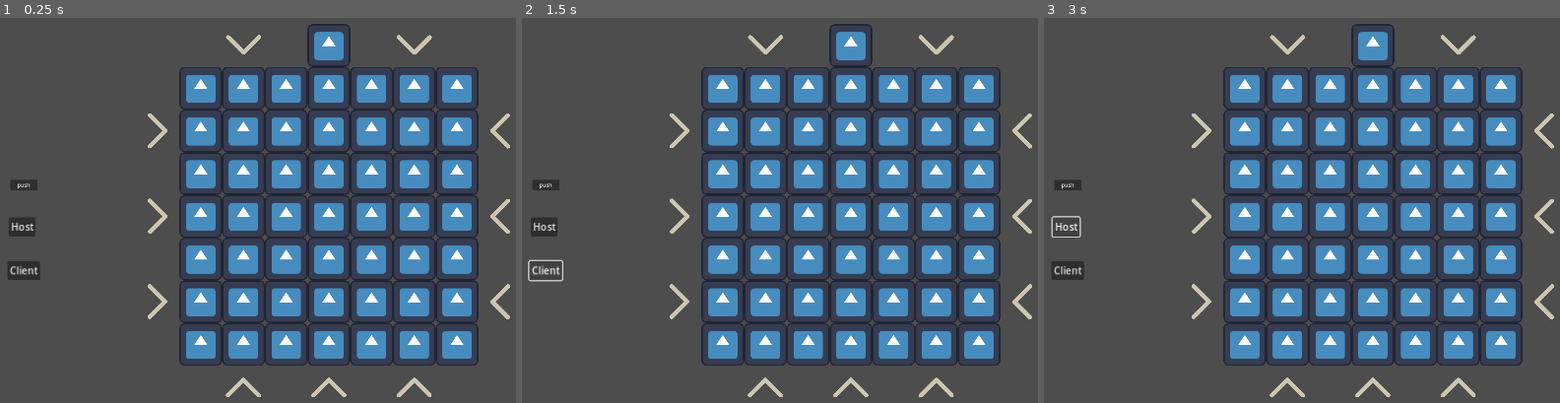
Above: before the commit, frames 1-3 (left to right).
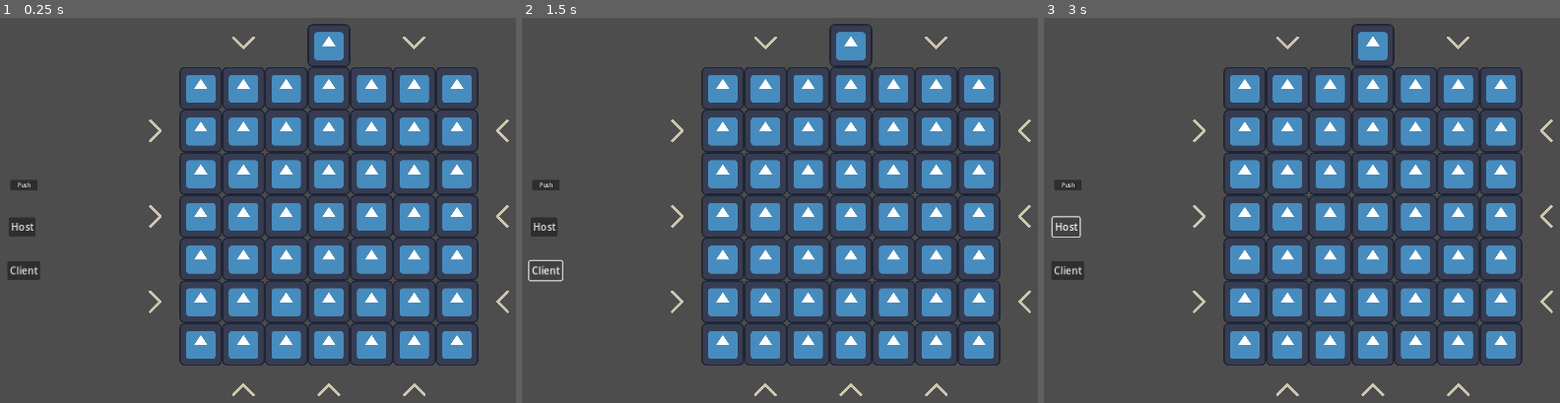
Above: after the commit, the same moments.

Repository: K1aymore/OpenLabyrinth
Game: Godot game, scene res://main.tscn
Two runs of this game, one before a commit and one after it. Both use one fixed random seed, a clock stepped at 60 frames per second and the inputs below. The engine's default icon, where the game draws it, is replaced by a stand-in: a white triangle on a blue panel in a dark square.
Inputs:
- Up to frame 1 (0.25 s): no input
- Up to frame 2 (1.5 s): click "Client" at 0.5 s; click "Client" at 1.25 s
- Up to frame 3 (3 s): click "Client" at 2 s; click "Host" at 2.75 s

The runs differ from the first frame. In frame 1, 1.6% of the frame differs, in the area x 3-99%, y 4-99%; in frame 2, 1.6%; in frame 3, 1.6%.

Commit message:
Can't push back same direction

Diff:
--- a/board.gd
+++ b/board.gd
@@ -4,6 +4,7 @@
 var pushArrowScene := preload("res://push_arrow.tscn")
 
 var tiles : Array
+var arrows : Array
 @onready var spareTile : Tile = $startingSpareTile
 
 enum {
@@ -31,12 +32,14 @@
 		arrow.position.y = -Tile.TILESIZE
 		arrow.rotation_degrees = 180
 		add_child(arrow)
+		arrows.append(arrow)
 
 	for col in [1, 3, 5]:
 		var arrow := pushArrowScene.instantiate()
 		arrow.position.x = col * Tile.TILESIZE
 		arrow.position.y = Tile.TILESIZE * 7
 		add_child(arrow)
+		arrows.append(arrow)
 
 	for row in [1, 3, 5]:
 		var arrow := pushArrowScene.instantiate()
@@ -44,6 +47,7 @@
 		arrow.position.x = -Tile.TILESIZE
 		arrow.rotation_degrees = 90
 		add_child(arrow)
+		arrows.append(arrow)
 
 	for row in [1, 3, 5]:
 		var arrow := pushArrowScene.instantiate()
@@ -51,20 +55,29 @@
 		arrow.position.x = Tile.TILESIZE * 7
 		arrow.rotation_degrees = 270
 		add_child(arrow)
+		arrows.append(arrow)
 
 
 func _on_button_pressed():
+	var canPush := false
+	for arrow in arrows:
+		if arrow.position.is_equal_approx(spareTile.position) && arrow.visible:
+			canPush = true
+
+	if !canPush:
+		return
 
 	if is_equal_approx(spareTile.position.x, -Tile.TILESIZE):
-		pushLine(snappedi(spareTile.position.y, 1) / Tile.TILESIZE, ROW, Tile.DIR.RIGHT)
+		pushLine.rpc(snappedi(spareTile.position.y, 1) / Tile.TILESIZE, ROW, Tile.DIR.RIGHT)
 	elif is_equal_approx(spareTile.position.x, Tile.TILESIZE * 7):
-		pushLine(snappedi(spareTile.position.y, 1) / Tile.TILESIZE, ROW, Tile.DIR.LEFT)
+		pushLine.rpc(snappedi(spareTile.position.y, 1) / Tile.TILESIZE, ROW, Tile.DIR.LEFT)
 	elif is_equal_approx(spareTile.position.y, -Tile.TILESIZE):
-		pushLine(snappedi(spareTile.position.x, 1) / Tile.TILESIZE, COL, Tile.DIR.DOWN)
+		pushLine.rpc(snappedi(spareTile.position.x, 1) / Tile.TILESIZE, COL, Tile.DIR.DOWN)
 	elif is_equal_approx(spareTile.position.y, Tile.TILESIZE * 7):
-		pushLine(snappedi(spareTile.position.x, 1) / Tile.TILESIZE, COL, Tile.DIR.UP)
+		pushLine.rpc(snappedi(spareTile.position.x, 1) / Tile.TILESIZE, COL, Tile.DIR.UP)
 
 
+@rpc("any_peer", "call_local")
 func pushLine(lineNum : int, rowCol, dir : Tile.DIR):
 	var pushedTiles : Array
 
@@ -82,6 +95,9 @@
 			continue
 	spareTile.z_index = 1
 
+	for arrow in arrows:
+		arrow.visible = !arrow.position.is_equal_approx(spareTile.position)
+
 
 func getTileLine(lineNum : int, rowCol) -> Array:
 	var lineTiles : Array
--- a/board.tscn
+++ b/board.tscn
@@ -18,7 +18,7 @@
 offset_top = 275.0
 offset_right = -489.0
 offset_bottom = 306.0
-text = "push"
+text = "Push"
 icon_alignment = 1
 
 [node name="startingSpareTile" parent="." instance=ExtResource("3_b5p13")]
--- a/push_arrow.gd
+++ b/push_arrow.gd
@@ -1,5 +1,6 @@
 extends Node2D
 
+class_name PushArrow
 
 # Called when the node enters the scene tree for the first time.
 func _ready():
@@ -13,4 +14,9 @@
 
 
 func _on_arrow_button_pressed():
+	setSparePos.rpc()
+
+
+@rpc("any_peer", "call_local")
+func setSparePos():
 	get_parent().spareTile.position = position
--- a/push_arrow.tscn
+++ b/push_arrow.tscn
@@ -7,11 +7,11 @@
 script = ExtResource("2_tbqx7")
 
 [node name="ArrowButton" type="TextureButton" parent="."]
-offset_left = -53.0
-offset_top = -28.0
-offset_right = 333.0
-offset_bottom = 188.0
-scale = Vector2(0.274, 0.274)
+offset_left = -34.0
+offset_top = -11.0
+offset_right = 352.0
+offset_bottom = 205.0
+scale = Vector2(0.177, 0.177)
 size_flags_horizontal = 4
 size_flags_vertical = 4
 texture_normal = ExtResource("1_teujv")
--- a/tile.gd
+++ b/tile.gd
@@ -16,6 +16,7 @@
 # Called when the node enters the scene tree for the first time.
 func _ready():
 	spritePos = global_position
+	$Sprite2D.global_position = global_position
 
 
 
@@ -23,7 +24,6 @@
 	if !global_position.is_equal_approx(spritePos):
 		spritePos = spritePos.lerp(global_position, 0.1)
 		$Sprite2D.global_position = spritePos
-
 
 
 func push(direction : DIR):
